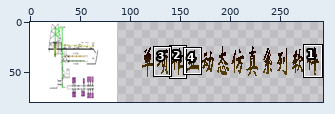
Sprite sheet: yqjfz/images/portfolio3.gif. Above: a wide view before the commit, with the close-up outlined.
Close-up. First the earlier version:
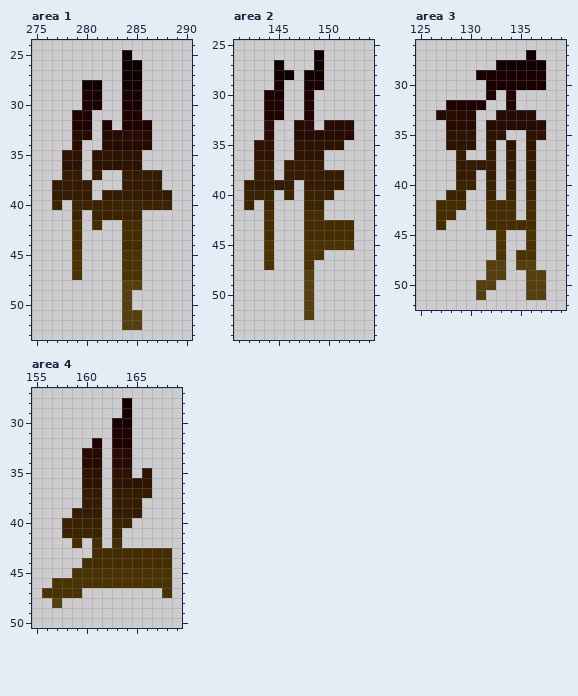
The file is 312x80 pixels. Colours within 5 levels of each other are drawn and written as one. Shown: area 1: x 275..290, y 24..53; area 2: x 141..154, y 25..54; area 3: x 125..139, y 26..52; area 4: x 155..169, y 27..50. The wide view leaves out empty margins. The commit also changed other parts of the picture, which this record leaves out.
The same view after the edit:
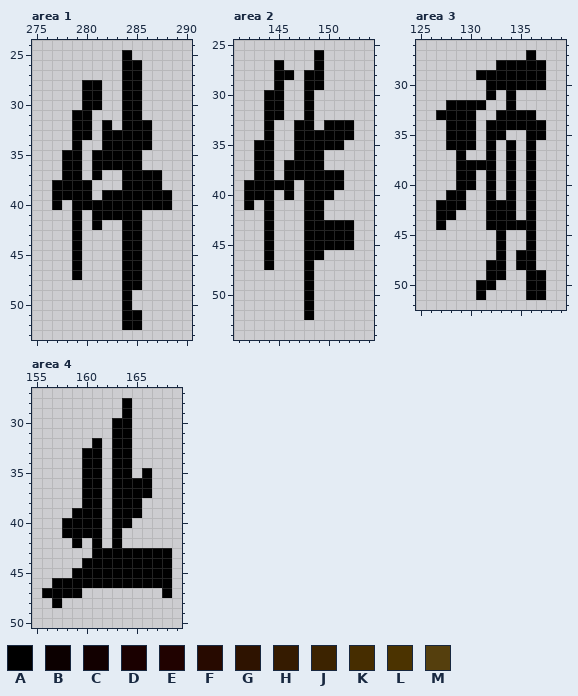
Palette (. is transparent): A #000000  B #0c0000  C #120000  D #1a0000  E #200200  F #270a00  G #2e1300  H #351b00  J #3c2300  K #462d00  L #4b3300  M #553f0d
From old to new:
Changed rows in their new state; - is an unchanged pixel.
Area 1:
first column x 277:
25 -------A----
26 -------AA---
27 -------AA---
28 ---AA--AA---
29 ---AA--AA---
30 ---AA--AA---
31 --AA---AA---
32 --AA-A-AAA--
33 --AA-AAAAA--
34 --A--AAAAA--
35 -AA-AAAAA---
36 -AA-AAAAA---
37 -AA-A--AAAA-
38 AAAA---AAAA-
39 AAAA-AAAAAAA
40 A-AAAAAAAAAA
41 --A-AAAAA---
42 --A-A--AA---
43 --A----AA---
44 --A----AA---
45 --A----AA---
46 --A----AA---
47 --A----AA---
48 -------AA---
49 -------A----
50 -------A----
51 -------AA---
52 -------AA---
Area 2:
first column x 142:
26 -------A---
27 ---A---A---
28 ---AA-AA---
29 ---A--AA---
30 --AA--A----
31 --AA--A----
32 --AA--A----
33 --A--AA-AAA
34 --A--AAAAAA
35 -AA--AAAAA-
36 -AA--AAA---
37 -AA-AAAA---
38 -AA-AAAAAA-
39 AAAAA-AAAA-
40 AAA-A-AAA--
41 A-A---AA---
42 --A---AA---
43 --A---AAAAA
44 --A---AAAAA
45 --A---AAAAA
46 --A---AA---
47 --A---A----
48 ------A----
49 ------A----
50 ------A----
51 ------A----
52 ------A----
Area 3:
first column x 127:
27 ---------A-
28 ------AAAAA
29 ----AAAAAAA
30 -----AAAAAA
31 -----A-A---
32 -AAAA--A---
33 AAAA--AAAA-
34 -AAA-AAAAAA
35 -AAA-AA--AA
36 -AAA-A-A-A-
37 --A--A-A-A-
38 --AAAA-A-A-
39 --AA-A-A-A-
40 --AA-A-A-A-
41 -AA--A-A-A-
42 AAA--AAA-A-
43 AA---AAA-A-
44 A----AAAAA-
45 ------A--A-
46 ------A--A-
47 ------A-AA-
48 -----AA-AA-
49 -----AA--AA
50 ----AA---AA
51 ----A----AA
Area 4:
first column x 156:
28 --------A----
29 --------A----
30 -------AA----
31 -------AA----
32 -----A-AA----
33 ----AA-AA----
34 ----AA-AA----
35 ----AA-AA-A--
36 ----AA-AAAA--
37 ----AA-AAAA--
38 ----AA-AAA---
39 ---AAA-AAA---
40 --AAAA-AA----
41 --AAAA-A-----
42 ---A-A-A-----
43 -----AAAAAAAA
44 ----AAAAAAAAA
45 ---AAAAAAAAAA
46 -AAAAAAAAAAAA
47 AAAA--------A
48 -A-----------
Pixel boxes of the changes (left, top, right, bottom) in both close-ups:
changed: (52, 50, 172, 330)
changed: (244, 50, 354, 320)
changed: (436, 50, 546, 300)
changed: (42, 398, 172, 608)
